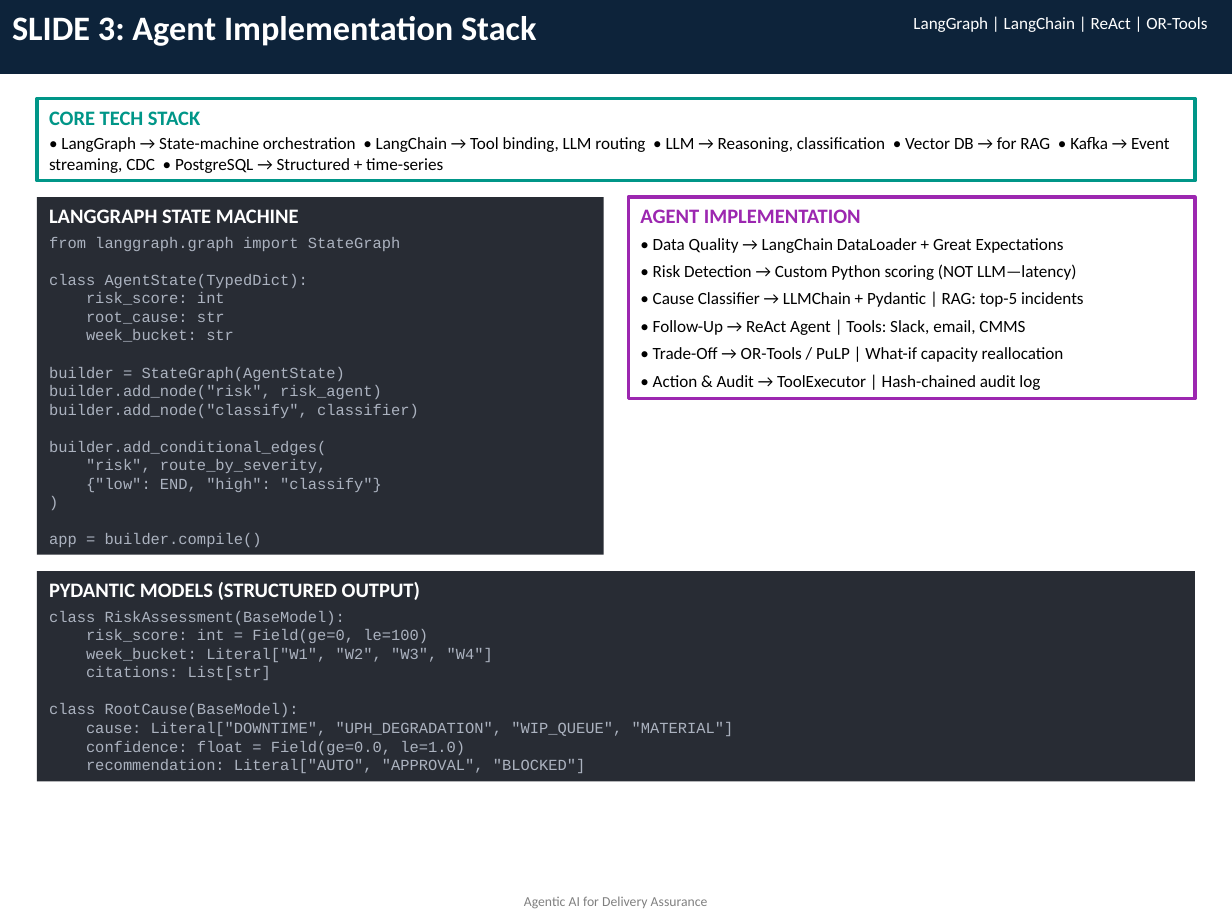
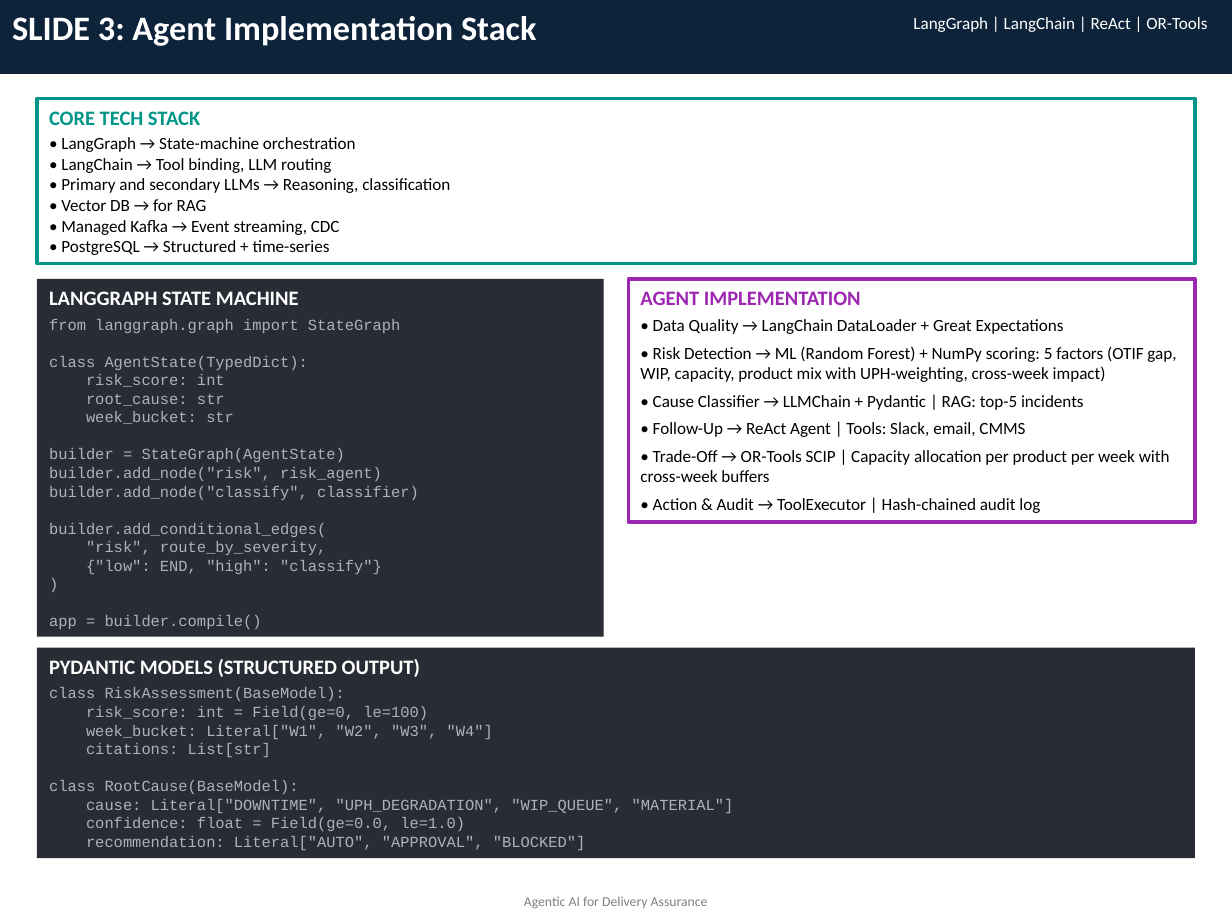
Before and after one commit to rashmikbhat/Agentic-AI-Delivery-Assurance-Across-Weeks, a slide deck: slide 3 of Agentic_AI_Delivery_Assurance_UPDATED_FINAL.pptx. Drawn at 1232x924 pixels with LibreOffice and Linux fonts; fonts in the diff are those of the drawing. Boxes give left, top, right and bottom in pixels: in the first picture for what was removed or moved away, otherwise in the second. Text is boxed around its words. In the diff, an @@ line names an element or a change of style, - is before the commit and + after.

```diff
--- a/Agentic_AI_Delivery_Assurance_UPDATED_FINAL.pptx
+++ b/Agentic_AI_Delivery_Assurance_UPDATED_FINAL.pptx
@@ rectangle "CORE TECH STACK": place and size @@
-rectangle "CORE TECH STACK" at (37,99,1195,181)
+rectangle "CORE TECH STACK" at (37,99,1195,264)
@@ text in rectangle at (61,137,450,255): text changed @@
-• LangGraph → State-machine orchestration • LangChain → Tool binding, LLM routing • LLM → Reasoning, classification • Vector DB → for RAG • Kafka → Event streaming, CDC • PostgreSQL → Structured + time-series
+• LangGraph → State-machine orchestration
+• LangChain → Tool binding, LLM routing
+• Primary and secondary LLMs → Reasoning, classification
+• Vector DB → for RAG
+• Managed Kafka → Event streaming, CDC
+• PostgreSQL → Structured + time-series
@@ rectangle "LANGGRAPH STATE MACHINE": place and size @@
-rectangle "LANGGRAPH STATE MACHINE" at (37,197,604,554)
+rectangle "LANGGRAPH STATE MACHINE" at (37,280,604,637)
@@ rectangle "AGENT IMPLEMENTATION": place and size @@
-rectangle "AGENT IMPLEMENTATION" at (628,197,1195,399)
+rectangle "AGENT IMPLEMENTATION" at (628,280,1195,522)
@@ text in rectangle at (640,346,1176,382): text changed @@
-• Risk Detection → Custom Python scoring (NOT LLM—latency)
+• Risk Detection → ML (Random Forest) + NumPy scoring: 5 factors (OTIF gap, WIP, capacity, product mix with UPH-weighting, cross-week impact)
@@ text in rectangle at (640,450,1170,482): text changed @@
-• Trade-Off → OR-Tools / PuLP | What-if capacity reallocation
+• Trade-Off → OR-Tools SCIP | Capacity allocation per product per week with cross-week buffers
@@ rectangle "PYDANTIC MODELS (STRUCTURED OUTPUT)": place and size @@
-rectangle "PYDANTIC MODELS (STRUCTURED OUTPUT)" at (37,572,1195,782)
+rectangle "PYDANTIC MODELS (STRUCTURED OUTPUT)" at (37,648,1195,859)
```
Also in this commit, not shown: 4 other slides changed, 2 other files.
